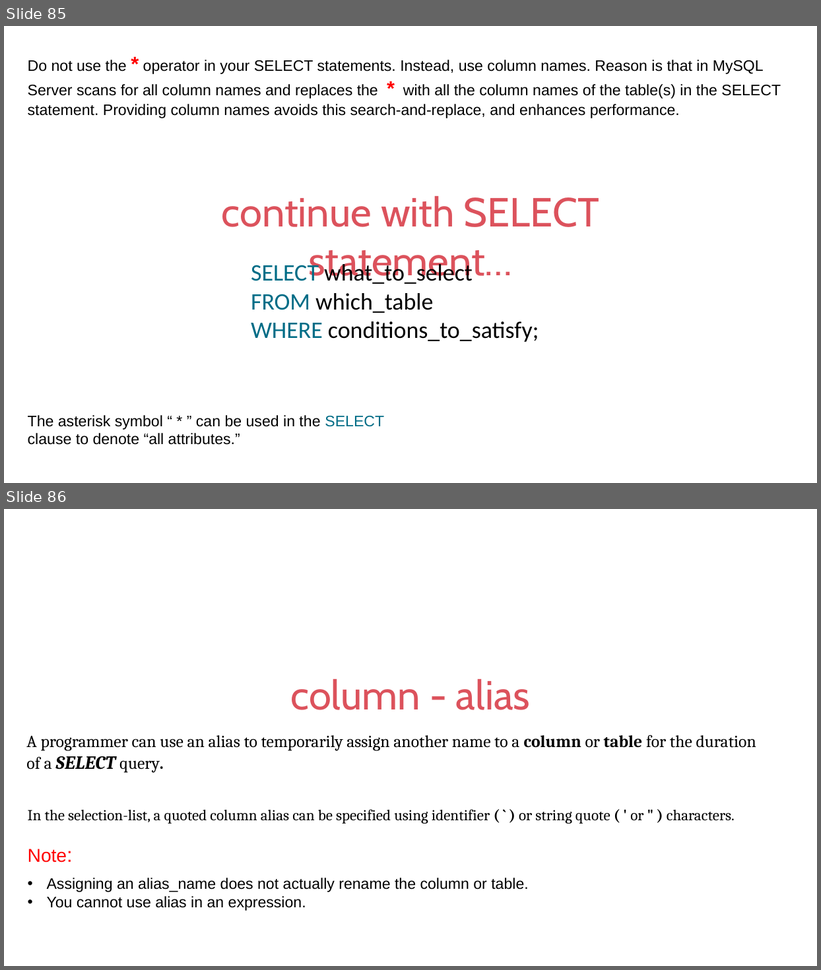
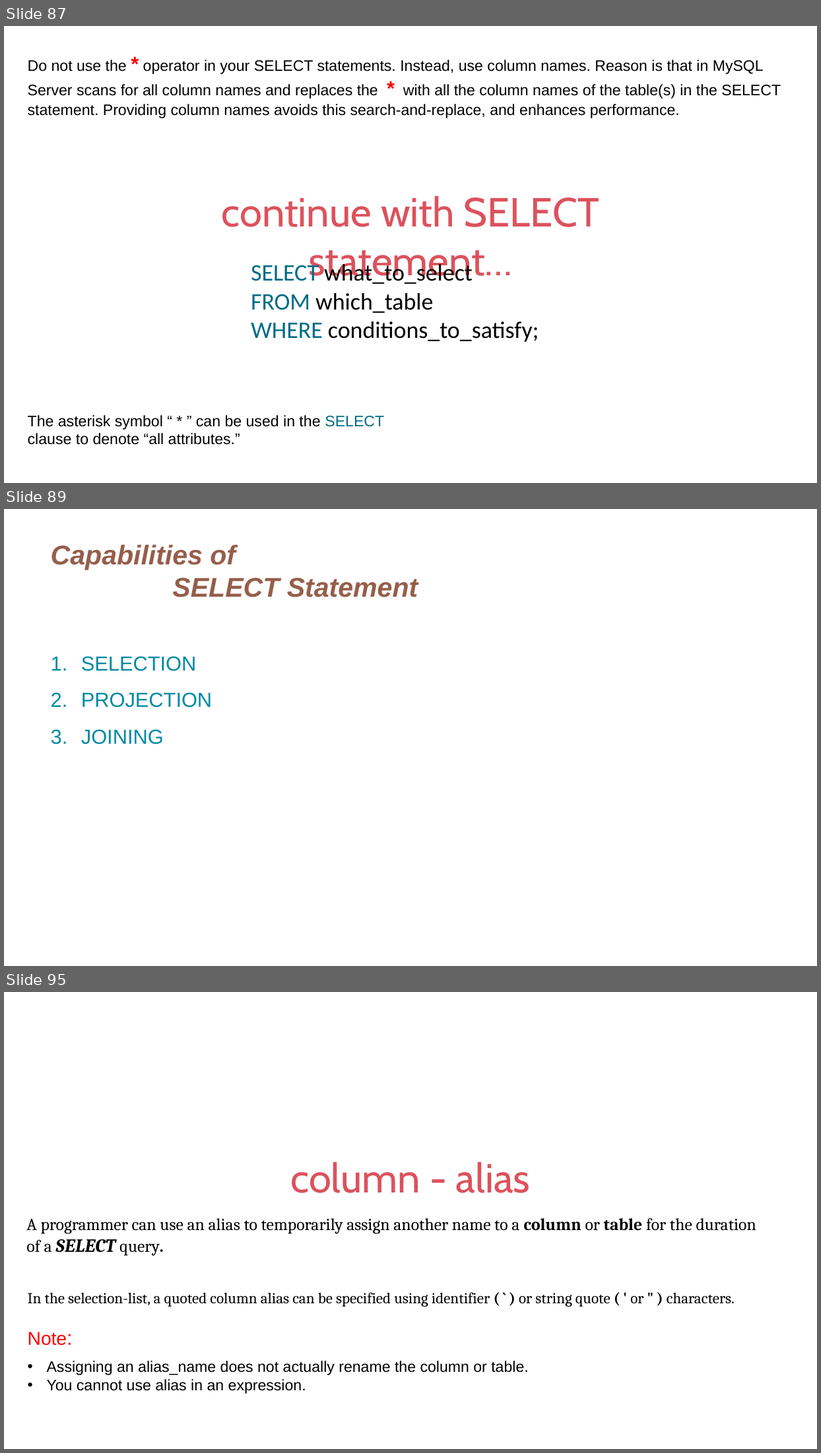
Before and after one commit to prashantbandgar/DBT_notes, a slide deck: IET MySQL PPT Ver9.pptx. Shown one above the other, each under a label of ours: slides 85 and 86 before the commit, slides 87, 89 and 95 after it; the slides between them are not shown. The pictures are 821x970 and 821x1453 pixels, drawn with LibreOffice and Linux fonts; fonts in the diff are those of the drawing. Boxes give left, top, right and bottom in pixels: in the first picture for what was removed or moved away, otherwise in the second. Text is boxed around its words. In the diff, an @@ line names an element or a change of style, - is before the commit and + after.

```diff
--- a/IET MySQL PPT Ver9.pptx
+++ b/IET MySQL PPT Ver9.pptx
@@ slide 89 added at [4,509,817,966], background #FFFFFF @@
@@ title added at [51,545,418,597], 32 pt, text #955E4B, bold, italic @@
+Capabilities of
+SELECT Statement
@@ text added at [81,656,212,745], 24 pt, text #0089A4 @@
+1. SELECTION
+2. PROJECTION
+3. JOINING
@@ what was slide 85 is now slide 87 @@
@@ what was slide 86 is now slide 95 @@
```
Also in this commit, not shown: 4 slides changed, 83 other slides added.
